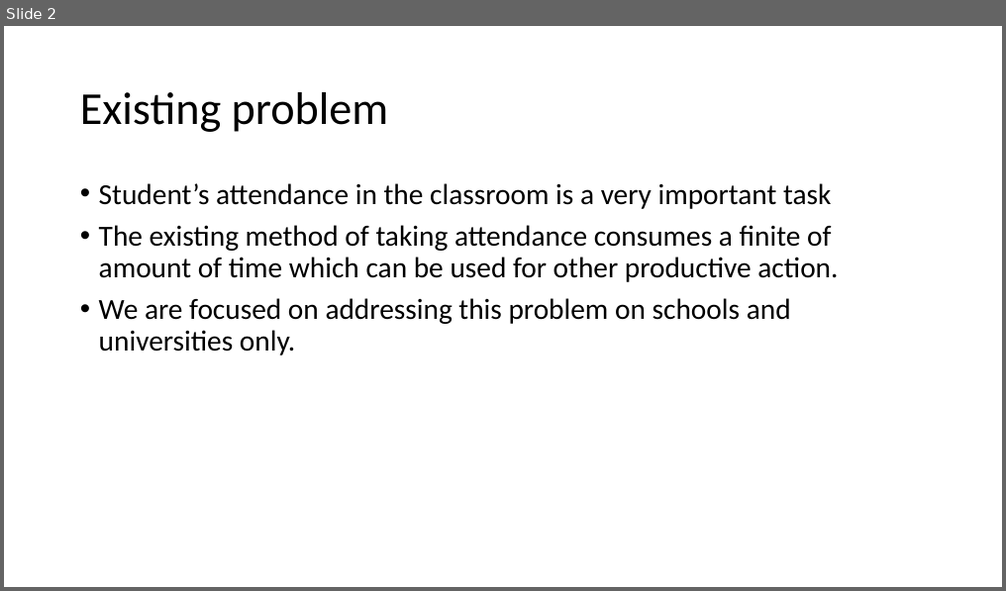
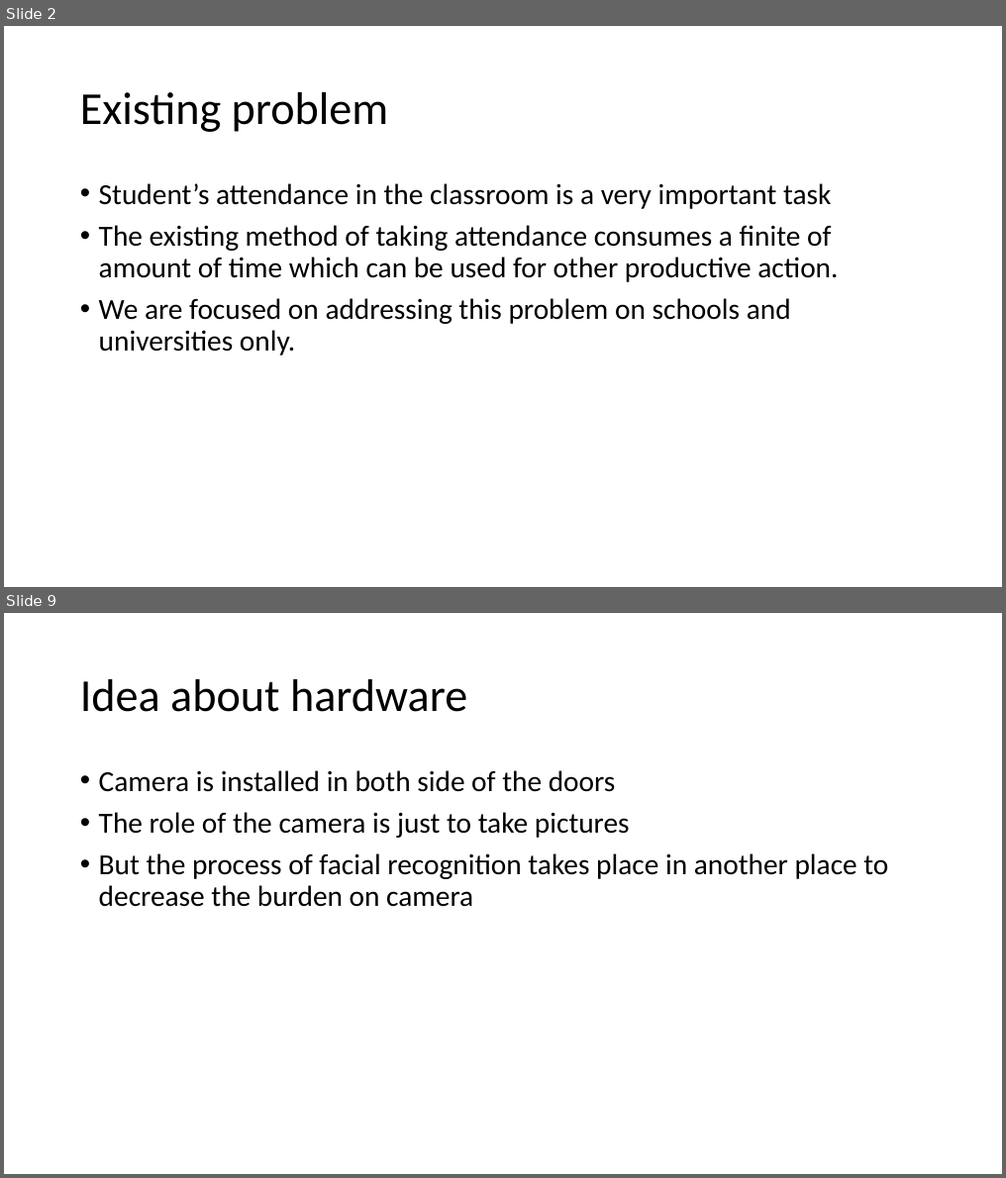
Before and after one commit to Chandru-crypted/Attendance_system_using_facial_recognition, a slide deck: Problem statement.pptx. Shown one above the other, each under a label of ours: slide 2 before the commit, slides 2 and 9 after it; the slides between them are not shown. The pictures are 1006x591 and 1006x1178 pixels, drawn with LibreOffice and Linux fonts; fonts in the diff are those of the drawing. Boxes give left, top, right and bottom in pixels: in the first picture for what was removed or moved away, otherwise in the second. Text is boxed around its words. In the diff, an @@ line names an element or a change of style, - is before the commit and + after.

```diff
--- a/Problem statement.pptx
+++ b/Problem statement.pptx
@@ slide 9 added at [4,613,1002,1174], background #FFFFFF @@
@@ title added at [80,679,467,712], 44 pt, text #000000 @@
+Idea about hardware
@@ text added at [99,770,888,907], 28 pt, text #000000 @@
+• Camera is installed in both side of the doors
+• The role of the camera is just to take pictures
+• But the process of facial recognition takes place in another place to decrease the burden on camera
```
Also in this commit, not shown: 2 slides changed, 4 other slides added.
